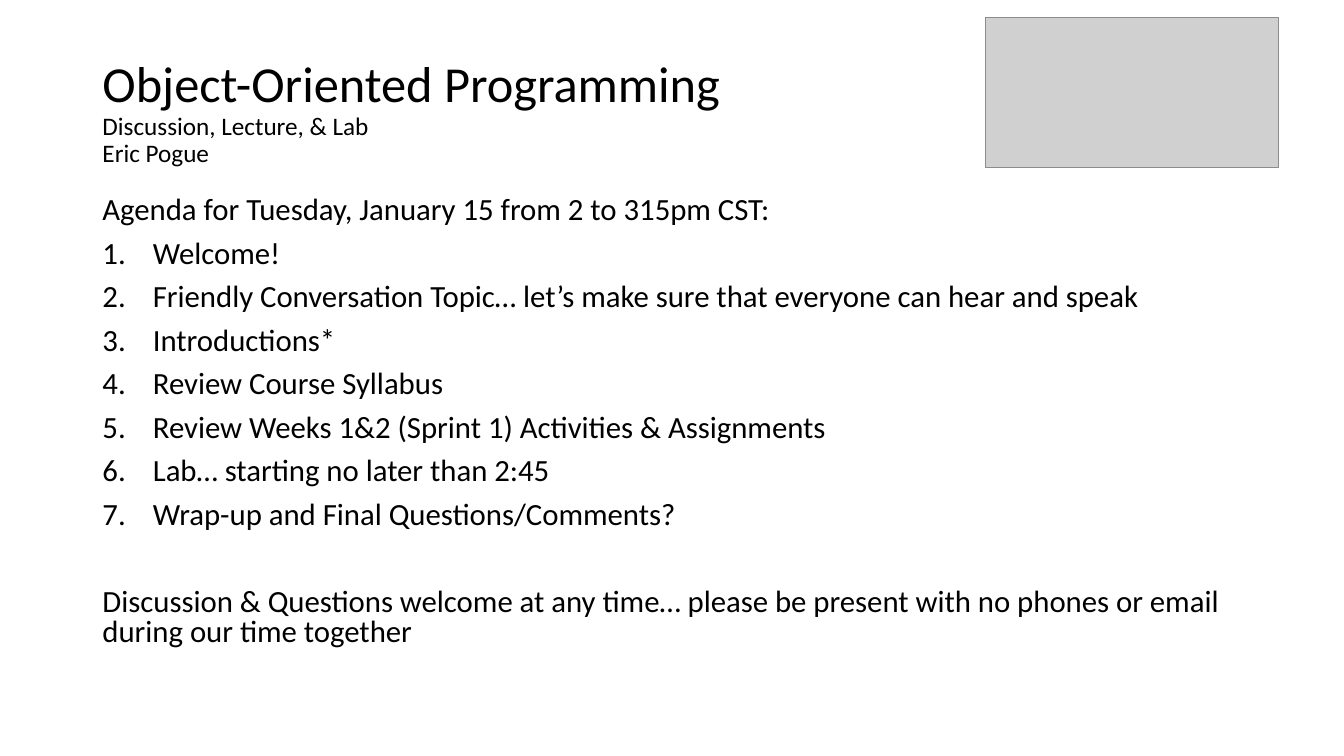
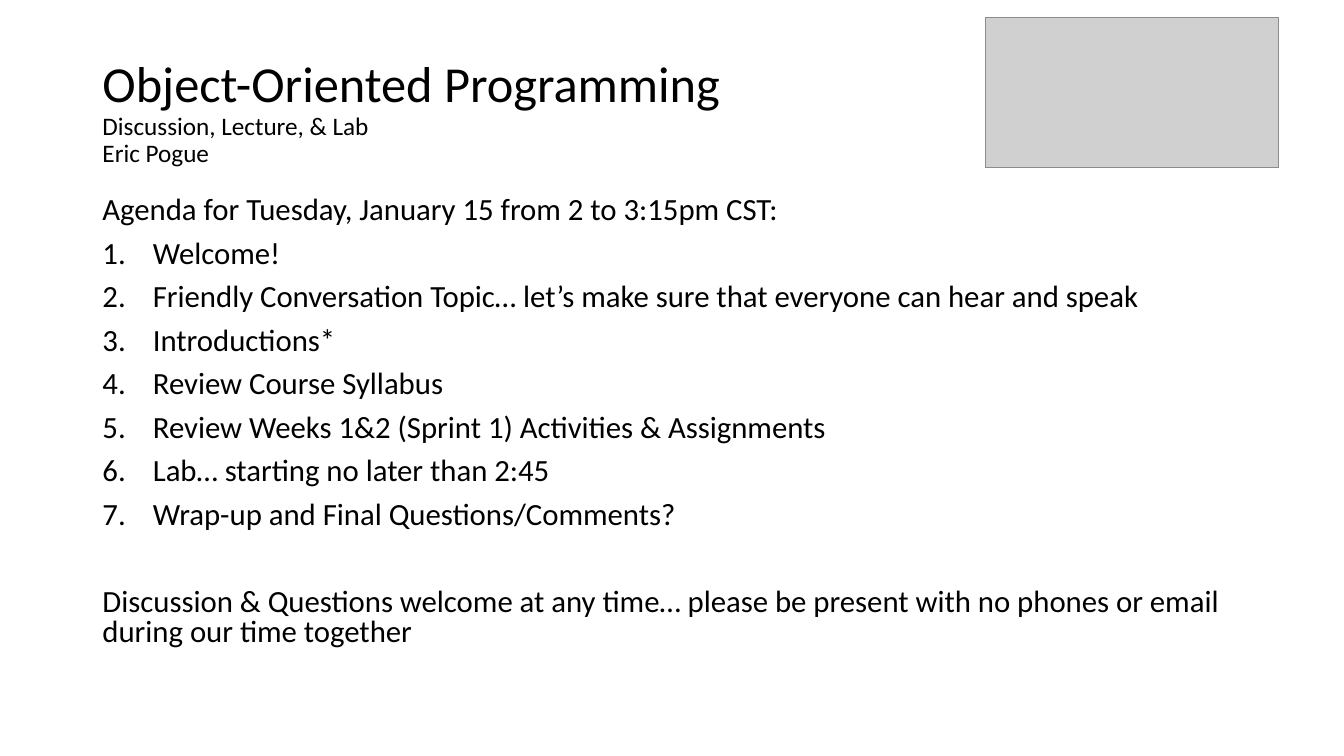
Before and after one commit to jamesbaptiste1/cpsc-24500-2019-01-spring-001, a slide deck: slide 1 of lecture-presentations/2019-01-15.pptx. Drawn at 1344x756 pixels with LibreOffice and Linux fonts; fonts in the diff are those of the drawing; grey boxes stand for pictures. Boxes give left, top, right and bottom in pixels: in the first picture for what was removed or moved away, otherwise in the second. Text is boxed around its words. In the diff, an @@ line names an element or a change of style, - is before the commit and + after.

```diff
--- a/lecture-presentations/2019-01-15.pptx
+++ b/lecture-presentations/2019-01-15.pptx
@@ text at <box>102,198,777,226</box>: text changed @@
-Agenda for Tuesday, January 15 from 2 to 315pm CST:
+Agenda for Tuesday, January 15 from 2 to 3:15pm CST:
```
Also in this commit, not shown: 2 other slides changed, 1 other file.
